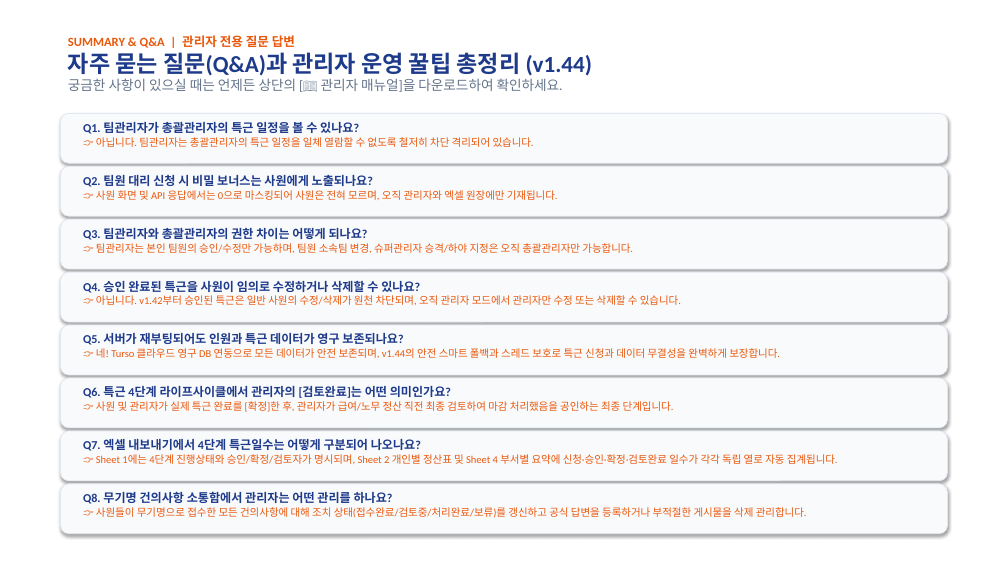
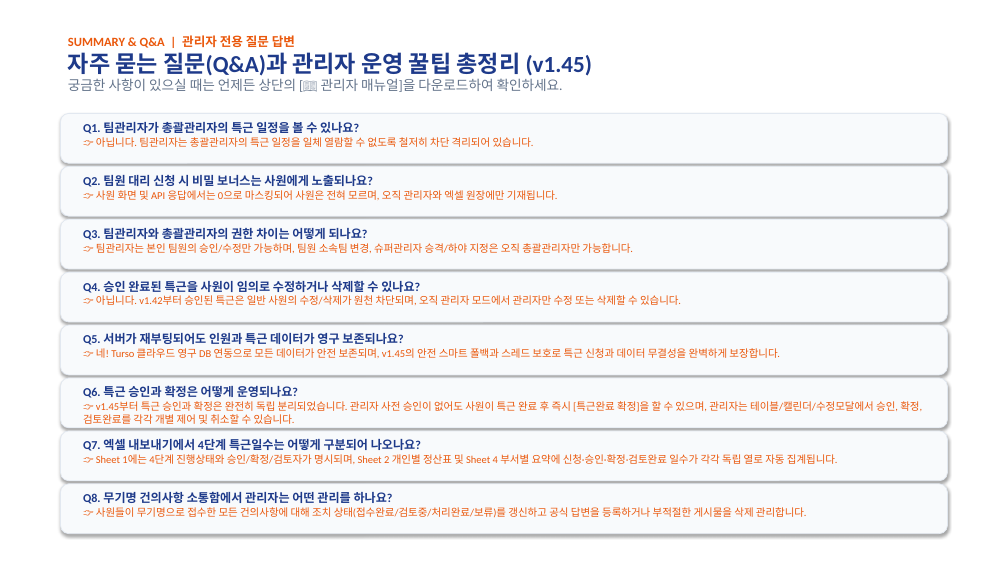
Before and after one commit to rorma34-lab/team-overtime-manager, a slide deck: slide 14 of Overtime_Admin_Manual.pptx. Drawn at 1008x567 pixels with LibreOffice and Linux fonts; fonts in the diff are those of the drawing. Boxes give left, top, right and bottom in pixels: in the first picture for what was removed or moved away, otherwise in the second. Text is boxed around its words. In the diff, an @@ line names an element or a change of style, - is before the commit and + after.

```diff
--- a/Overtime_Admin_Manual.pptx
+++ b/Overtime_Admin_Manual.pptx
@@ text at box(68, 52, 592, 76): text changed @@
-자주 묻는 질문(Q&A)과 관리자 운영 꿀팁 총정리 (v1.44)
+자주 묻는 질문(Q&A)과 관리자 운영 꿀팁 총정리 (v1.45)
@@ text at box(96, 348, 780, 358): text changed @@
-👉 네! Turso 클라우드 영구 DB 연동으로 모든 데이터가 안전 보존되며, v1.44의 안전 스마트 폴백과 스레드 보호로 특근 신청과 데이터 무결성을 완벽하게 보장합니다.
+👉 네! Turso 클라우드 영구 DB 연동으로 모든 데이터가 안전 보존되며, v1.45의 안전 스마트 폴백과 스레드 보호로 특근 신청과 데이터 무결성을 완벽하게 보장합니다.
@@ text at box(83, 386, 922, 424): text changed @@
-Q6. 특근 4단계 라이프사이클에서 관리자의 [검토완료]는 어떤 의미인가요?
-👉 사원 및 관리자가 실제 특근 완료를 [확정]한 후, 관리자가 급여/노무 정산 직전 최종 검토하여 마감 처리했음을 공인하는 최종 단계입니다.
+Q6. 특근 승인과 확정은 어떻게 운영되나요?
+👉 v1.45부터 특근 승인과 확정은 완전히 독립 분리되었습니다. 관리자 사전 승인이 없어도 사원이 특근 완료 후 즉시 [특근완료 확정]을 할 수 있으며, 관리자는 테이블/캘린더/수정모달에서 승인, 확정, 검토완료를 각각 개별 제어 및 취소할 수 있습니다.
```
Also in this commit, not shown: 4 other slides changed, 7 other files.
